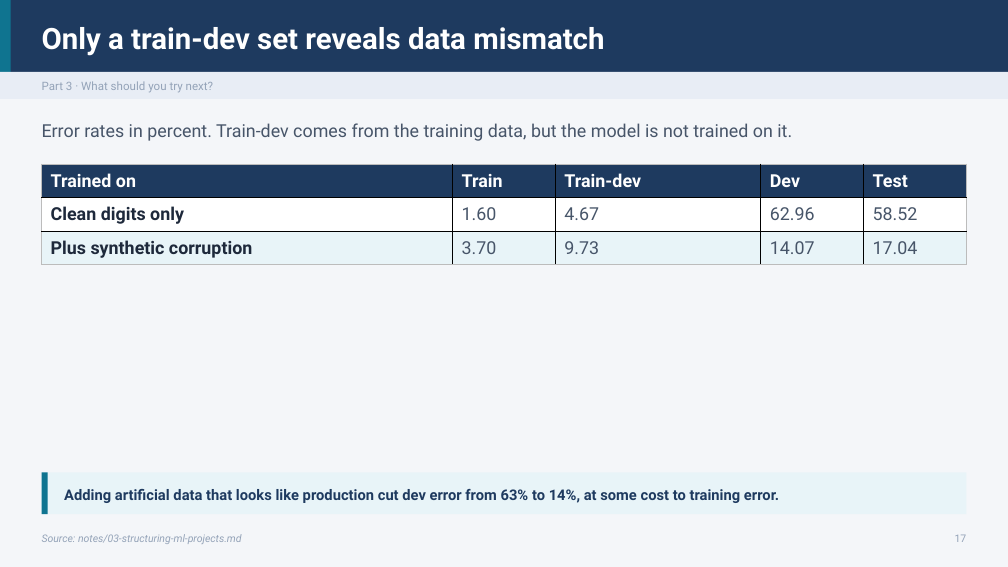
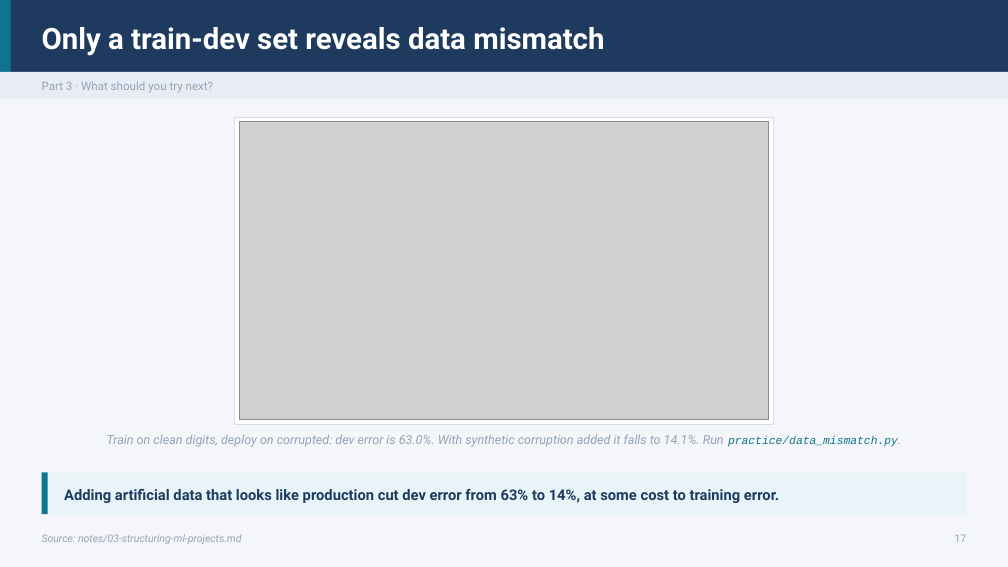
Before and after one commit to ramseywise/learn-ai-engineering, a slide deck: slide 17 of data-science/02-deep-learning/slides/deep-learning.pptx. Drawn at 1008x567 pixels with LibreOffice and Linux fonts; fonts in the diff are those of the drawing; grey boxes stand for pictures. Boxes give left, top, right and bottom in pixels: in the first picture for what was removed or moved away, otherwise in the second. Text is boxed around its words. In the diff, an @@ line names an element or a change of style, - is before the commit and + after.

```diff
--- a/data-science/02-deep-learning/slides/deep-learning.pptx
+++ b/data-science/02-deep-learning/slides/deep-learning.pptx
@@ rectangle added at bbox=[234, 117, 773, 424], fill #FFFFFF, outline #D5DEEA 0.75 pt @@
@@ text removed at bbox=[42, 123, 792, 141] @@
-Error rates in percent. Train-dev comes from the training data, but the model is not trained on it.
@@ picture added at bbox=[239, 122, 768, 420] @@
@@ table removed at bbox=[42, 164, 967, 265], 3 rows, 5 columns @@
-Trained on | Train | Train-dev | Dev | Test
-Clean digits only | 1.60 | 4.67 | 62.96 | 58.52
-Plus synthetic corruption | 3.70 | 9.73 | 14.07 | 17.04
@@ text added at bbox=[107, 434, 898, 447], 12 pt, text #94A3B8, italic @@
+Train on clean digits, deploy on corrupted: dev error is 63.0%. With synthetic corruption added it falls to 14.1%. Run practice/data_mismatch.py.
```
Also in this commit, not shown: 6 other slides changed, 30 other files.
